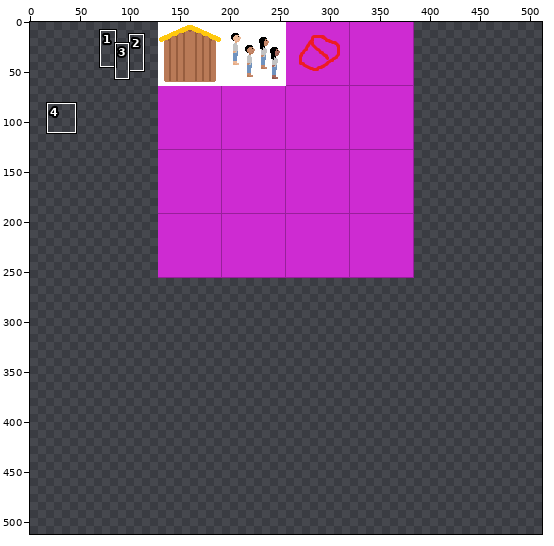
Sprite sheet -- SurvivorIsland/Images/ButtonIcons1.png. Above, an overview of the earlier version with the close-up marked.
Close-up. Before the commit:
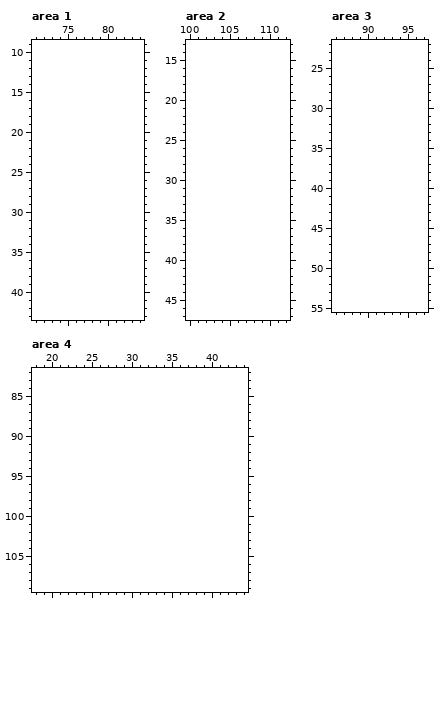
The file is 256x256 pixels. Colours within 5 levels of each other are drawn and written as one. Shown: area 1: x 71..84, y 9..43; area 2: x 100..112, y 13..47; area 3: x 86..97, y 22..55; area 4: x 18..44, y 82..109. The old version is drawn lined up with the new one, on the new canvas. The commit also changed other parts of the picture, which this record leaves out.
And afterwards:
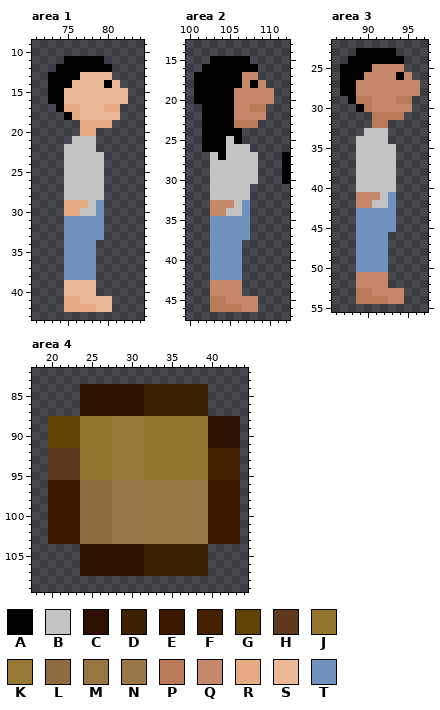
Palette (. is transparent): A #000000  B #c3c3c3  C #2d1100  D #3c2100  E #3d1900  F #432100  G #614104  H #5e391e  J #93752d  K #967734  L #8e6c3f  M #967540  N #997747  P #b97a57  Q #c5886b  R #e7ab83  S #ebb998  T #7092be
Edits made:
canvas 256x256 -> 512x512, the old top-left corner now at 128,0
--- area 1
@@ x 71..84 @@
 10 ..............
-11 ..............
-12 ..............
-13 ..............
-14 ..............
-15 ..............
-16 ..............
-17 ..............
-18 ..............
-19 ..............
-20 ..............
-21 ..............
-22 ..............
-23 ..............
-24 ..............
-25 ..............
-26 ..............
-27 ..............
-28 ..............
-29 ..............
-30 ..............
-31 ..............
-32 ..............
-33 ..............
-34 ..............
-35 ..............
-36 ..............
-37 ..............
-38 ..............
-39 ..............
-40 ..............
-41 ..............
-42 ..............
+11 ....AAAAA.....
+12 ...AAAAAAA....
+13 ..AAAASSSS....
+14 ..AAASSSSAS...
+15 ..AASSSSSSSS..
+16 ..AASSSSSSSS..
+17 ...ARRSSSRR...
+18 ....ARSSSSS...
+19 ......RRRR....
+20 ......RR......
+21 .....BBB......
+22 ....BBBB......
+23 ....BBBBB.....
+24 ....BBBBB.....
+25 ....BBBBB.....
+26 ....BBBBB.....
+27 ....BBBBB.....
+28 ....BBBBB.....
+29 ....RRRBT.....
+30 ....RRBBT.....
+31 ....TTTTT.....
+32 ....TTTTT.....
+33 ....TTTTT.....
+34 ....TTTT......
+35 ....TTTT......
+36 ....TTTT......
+37 ....TTTT......
+38 ....TTTT......
+39 ....SSSS......
+40 ....SSSS......
+41 ....RRSSSS....
+42 ....RRRRSS....
 43 ..............
--- area 2
@@ x 100..112 @@
 14 .............
-15 .............
-16 .............
-17 .............
-18 .............
-19 .............
-20 .............
-21 .............
-22 .............
-23 .............
-24 .............
-25 .............
-26 .............
-27 .............
-28 .............
-29 .............
-30 .............
-31 .............
-32 .............
-33 .............
-34 .............
-35 .............
-36 .............
-37 .............
-38 .............
-39 .............
-40 .............
-41 .............
-42 .............
-43 .............
-44 .............
-45 .............
-46 .............
+15 ...AAAAA.....
+16 ..AAAAAAA....
+17 .AAAAAAQQ....
+18 .AAAAAAQAQ...
+19 .AAAAAQQQQQ..
+20 .AAAAAQQQQQ..
+21 ..AAAAQQPP...
+22 ..AAAAQQQQ...
+23 ..AAAAPPP....
+24 ..AAAAA......
+25 ..AAABA......
+26 ..AAABBB.....
+27 ...BABBBB...A
+28 ...BBBBBB...A
+29 ...BBBBBB...A
+30 ...BBBBBB...A
+31 ...BBBBB.....
+32 ...BBBBB.....
+33 ...QQQBT.....
+34 ...QQBBT.....
+35 ...TTTTT.....
+36 ...TTTTT.....
+37 ...TTTTT.....
+38 ...TTTT......
+39 ...TTTT......
+40 ...TTTT......
+41 ...TTTT......
+42 ...TTTT......
+43 ...QQQQ......
+44 ...QQQQ......
+45 ...PPQQQQ....
+46 ...PPPPQQ....
 47 .............
--- area 3
@@ x 86..97 @@
 22 ............
-23 ............
-24 ............
-25 ............
-26 ............
-27 ............
-28 ............
-29 ............
-30 ............
-31 ............
-32 ............
-33 ............
-34 ............
-35 ............
-36 ............
-37 ............
-38 ............
-39 ............
-40 ............
-41 ............
-42 ............
-43 ............
-44 ............
-45 ............
-46 ............
-47 ............
-48 ............
-49 ............
-50 ............
-51 ............
-52 ............
-53 ............
-54 ............
+23 ...AAAAA....
+24 ..AAAAAAA...
+25 .AAAAQQQQ...
+26 .AAAQQQQAQ..
+27 .AAQQQQQQQQ.
+28 .AAQQQQQQQQ.
+29 ..APPQQQPP..
+30 ...APQQQQQ..
+31 .....PPPP...
+32 .....PP.....
+33 ....BBB.....
+34 ...BBBB.....
+35 ...BBBBB....
+36 ...BBBBB....
+37 ...BBBBB....
+38 ...BBBBB....
+39 ...BBBBB....
+40 ...BBBBB....
+41 ...QQQBT....
+42 ...QQBBT....
+43 ...TTTTT....
+44 ...TTTTT....
+45 ...TTTTT....
+46 ...TTTT.....
+47 ...TTTT.....
+48 ...TTTT.....
+49 ...TTTT.....
+50 ...TTTT.....
+51 ...QQQQ.....
+52 ...QQQQ.....
+53 ...PPQQQQ...
+54 ...PPPPQQ...
 55 ............
--- area 4
@@ x 18..44 @@
  83 ...........................
- 84 ...........................
- 85 ...........................
- 86 ...........................
- 87 ...........................
- 88 ...........................
- 89 ...........................
- 90 ...........................
- 91 ...........................
- 92 ...........................
- 93 ...........................
- 94 ...........................
- 95 ...........................
- 96 ...........................
- 97 ...........................
- 98 ...........................
- 99 ...........................
-100 ...........................
-101 ...........................
-102 ...........................
-103 ...........................
-104 ...........................
-105 ...........................
-106 ...........................
-107 ...........................
+ 84 ......CCCCCCCCDDDDDDDD.....
+ 85 ......CCCCCCCCDDDDDDDD.....
+ 86 ......CCCCCCCCDDDDDDDD.....
+ 87 ......CCCCCCCCDDDDDDDD.....
+ 88 ..GGGGJJJJKKKKJJJJJJJJCCCC.
+ 89 ..GGGGJJJJKKKKJJJJJJJJCCCC.
+ 90 ..GGGGJJJJKKKKJJJJJJJJCCCC.
+ 91 ..GGGGJJJJKKKKJJJJJJJJCCCC.
+ 92 ..HHHHJJJJKKKKJJJJJJJJFFFF.
+ 93 ..HHHHJJJJKKKKJJJJJJJJFFFF.
+ 94 ..HHHHJJJJKKKKJJJJJJJJFFFF.
+ 95 ..HHHHJJJJKKKKJJJJJJJJFFFF.
+ 96 ..EEEELLLLNNNNMMMMMMMMEEEE.
+ 97 ..EEEELLLLNNNNMMMMMMMMEEEE.
+ 98 ..EEEELLLLNNNNMMMMMMMMEEEE.
+ 99 ..EEEELLLLNNNNMMMMMMMMEEEE.
+100 ..EEEELLLLNNNNMMMMMMMMEEEE.
+101 ..EEEELLLLNNNNMMMMMMMMEEEE.
+102 ..EEEELLLLNNNNMMMMMMMMEEEE.
+103 ..EEEELLLLNNNNMMMMMMMMEEEE.
+104 ......CCCCCCCCDDDDDDDD.....
+105 ......CCCCCCCCDDDDDDDD.....
+106 ......CCCCCCCCDDDDDDDD.....
+107 ......CCCCCCCCDDDDDDDD.....
 108 ...........................
